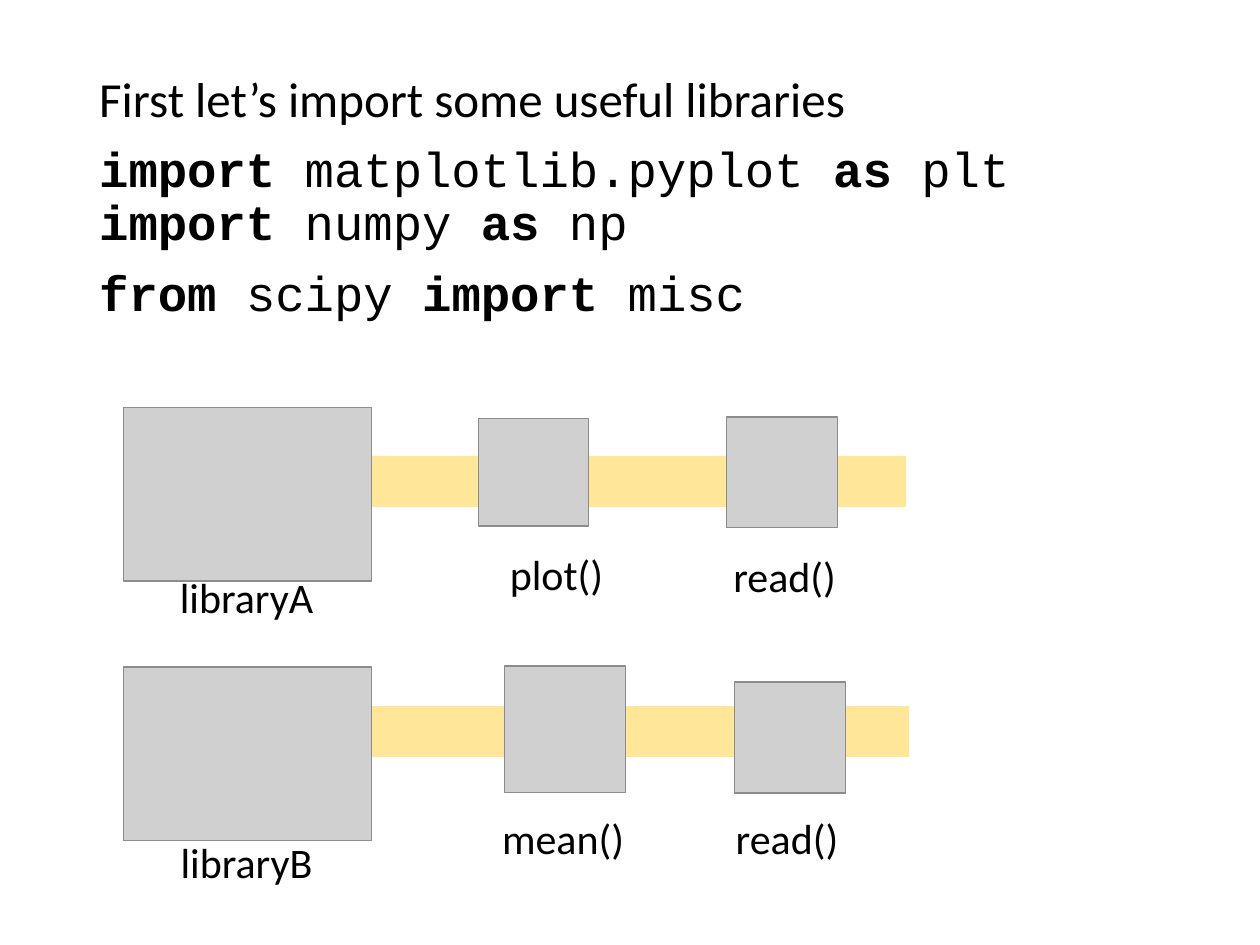
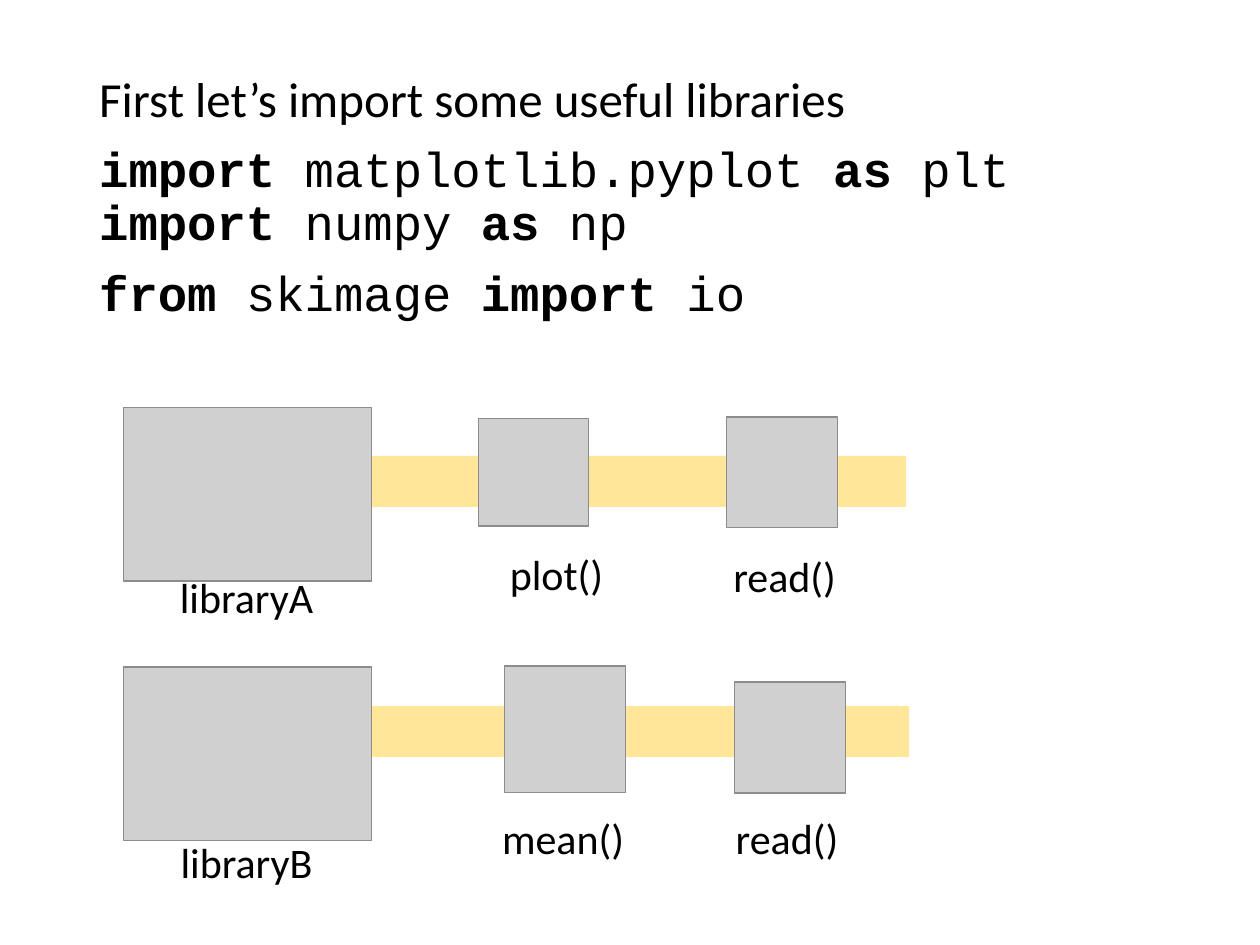
Before and after one commit to rrr-uom-projects/ManchesterBioinformaticsCourse_Student, a slide deck: slide 3 of Day2/Slides/MLowe - Image Processing in Python.pptx. Drawn at 1260x945 pixels with LibreOffice and Linux fonts; fonts in the diff are those of the drawing; grey boxes stand for pictures; background and template pictures are left out. Boxes give left, top, right and bottom in pixels: in the first picture for what was removed or moved away, otherwise in the second. Text is boxed around its words. In the diff, an @@ line names an element or a change of style, - is before the commit and + after.

Commit message:
Update Mat's slides to use skimage function rather than scipy.misc.imread

```diff
--- a/Day2/Slides/MLowe - Image Processing in Python.pptx
+++ b/Day2/Slides/MLowe - Image Processing in Python.pptx
@@ text at bbox=[99, 275, 745, 322]: text changed @@
-from scipy import misc
+from skimage import io
```
Also in this commit, not shown: 3 other slides changed, 1 other file.
